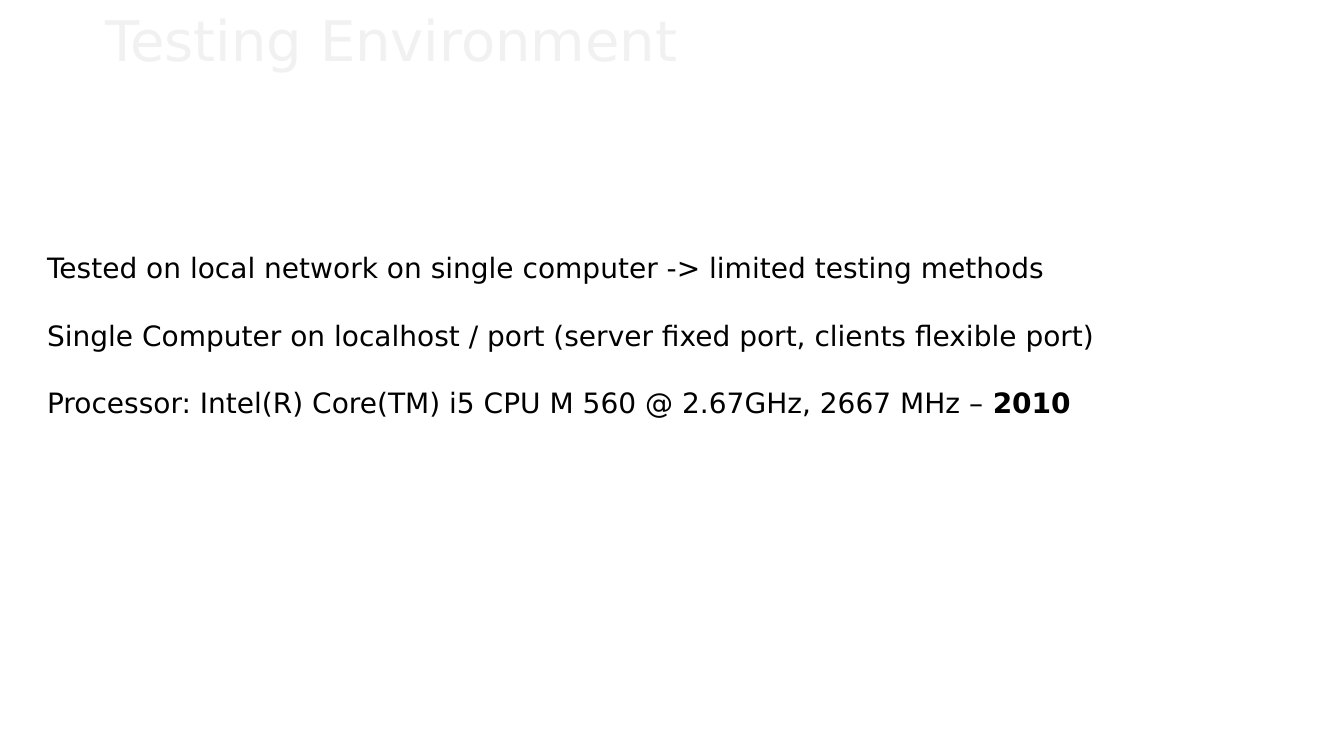
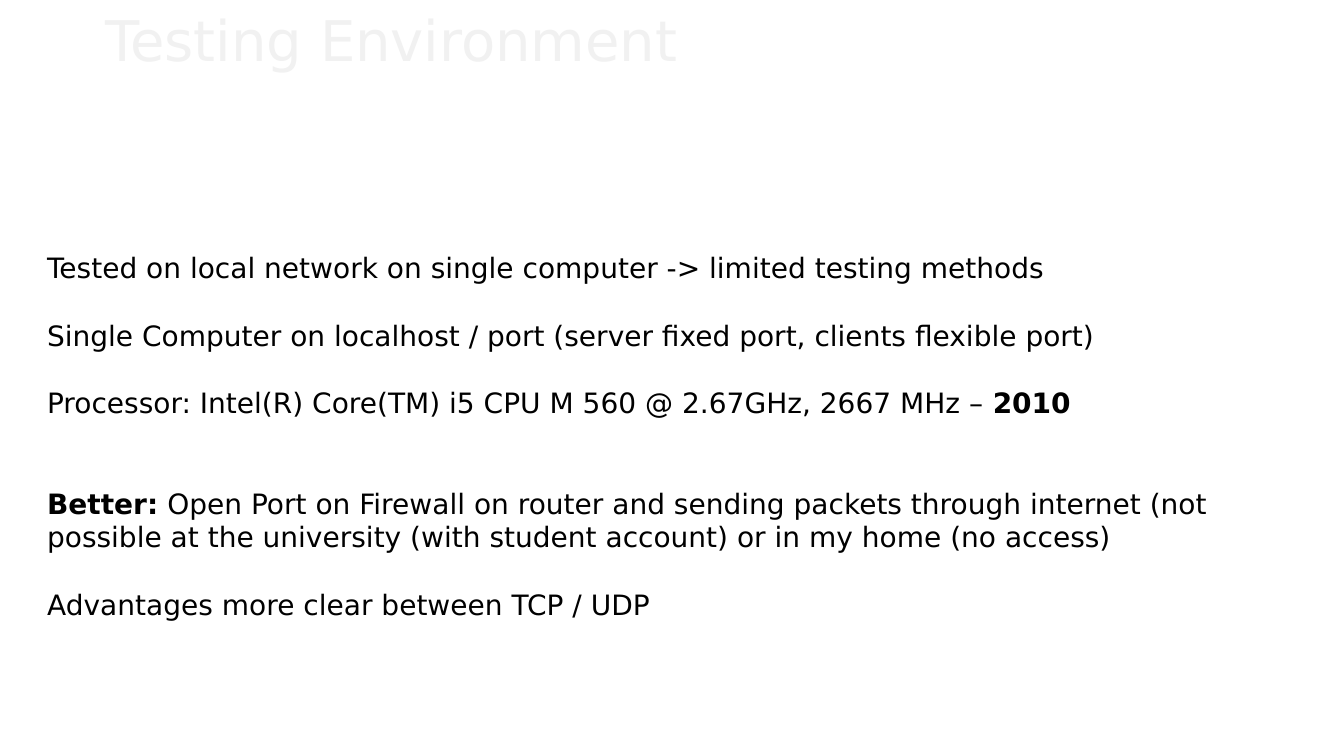
Before and after one commit to nconrad841/ConfiguracionDeServicios, a slide deck: slide 11 of Presentacion_2022_07_14.pptx. Drawn at 1344x756 pixels with LibreOffice and Linux fonts; fonts in the diff are those of the drawing; background and template pictures are left out. Boxes give left, top, right and bottom in pixels: in the first picture for what was removed or moved away, otherwise in the second. Text is boxed around its words. In the diff, an @@ line names an element or a change of style, - is before the commit and + after.

```diff
--- a/Presentacion_2022_07_14.pptx
+++ b/Presentacion_2022_07_14.pptx
@@ text at (47,492,1207,621): paragraphs added @@
+Better: Open Port on Firewall on router and sending packets through internet (not possible at the university (with student account) or in my home (no access)
+Advantages more clear between TCP / UDP
```
Also in this commit, not shown: 3 other slides changed.
